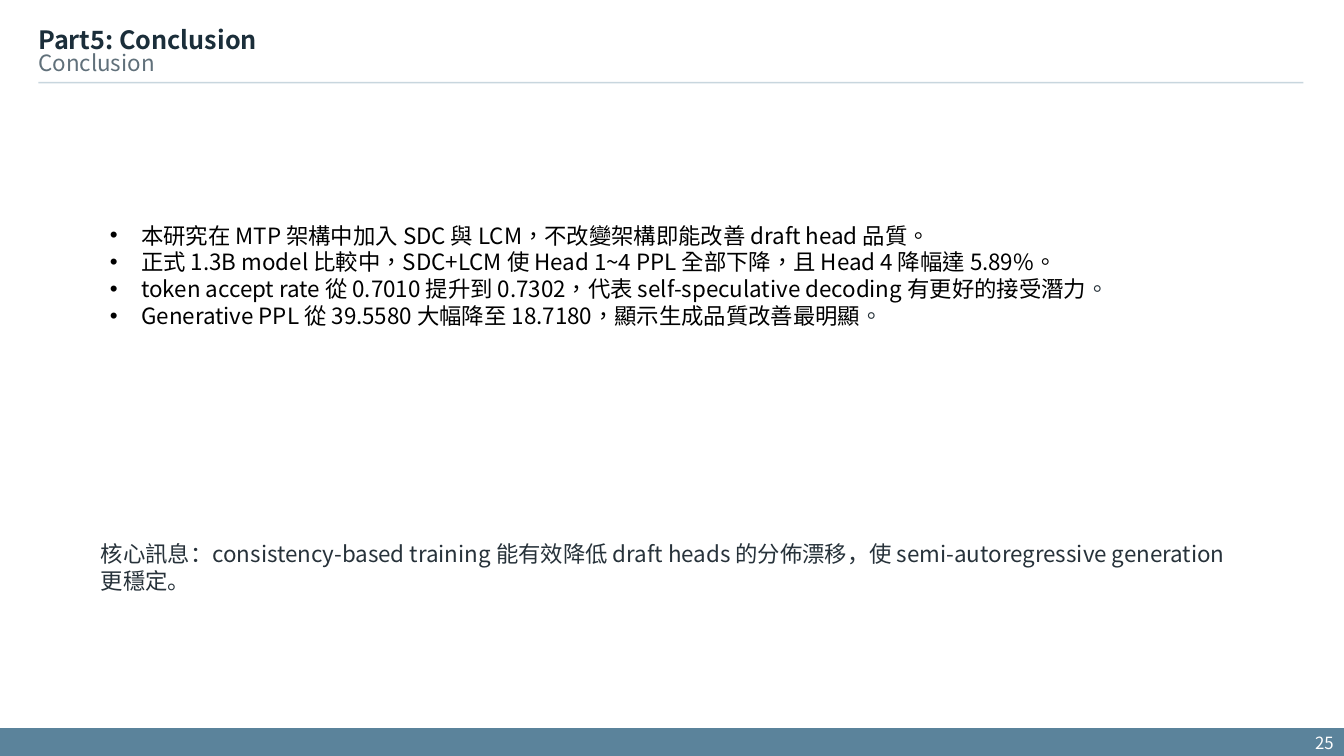
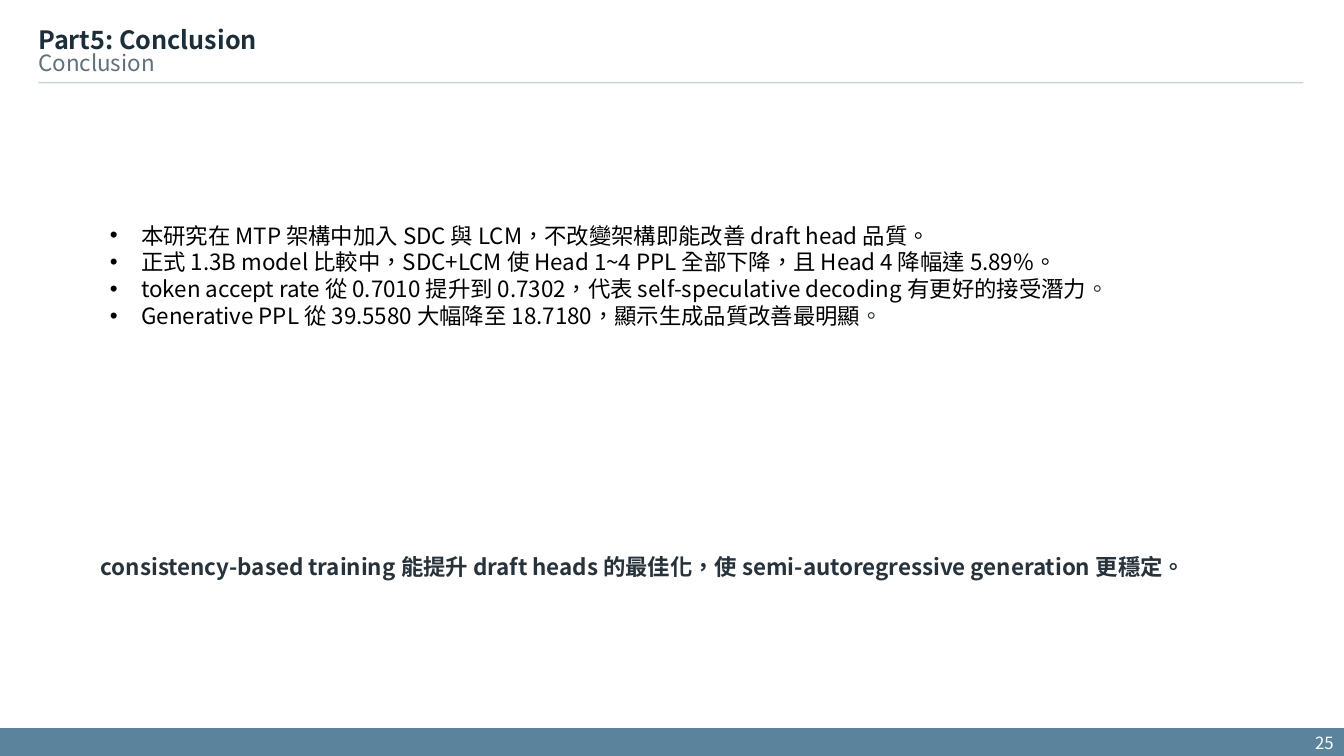
Before and after one commit to xdfg12456/llama-mtp, a slide deck: slide 25 of doc/mtp_with_consistency_method_v2.pptx. Drawn at 1344x756 pixels with LibreOffice and Linux fonts; fonts in the diff are those of the drawing. Boxes give left, top, right and bottom in pixels: in the first picture for what was removed or moved away, otherwise in the second. Text is boxed around its words. In the diff, an @@ line names an element or a change of style, - is before the commit and + after.

```diff
--- a/doc/mtp_with_consistency_method_v2.pptx
+++ b/doc/mtp_with_consistency_method_v2.pptx
@@ text at <box>101,556,1185,581</box>: text changed; bold on @@
-核心訊息：consistency-based training 能有效降低 draft heads 的分佈漂移，使 semi-autoregressive generation 更穩定。
+consistency-based training 能提升 draft heads 的最佳化，使 semi-autoregressive generation 更穩定。
```
Also in this commit, not shown: 12 other slides changed, 1 other file.
